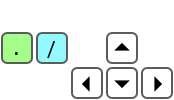
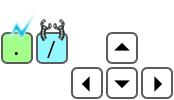
Revision of a layered 174 × 100 image; what changed, layer by layer:
added layer "Layer 3" above "Layer 2" over [40, 19, 66, 42]
added layer "Layer 2" above "Group 1 copy 3" over [5, 13, 35, 43]
